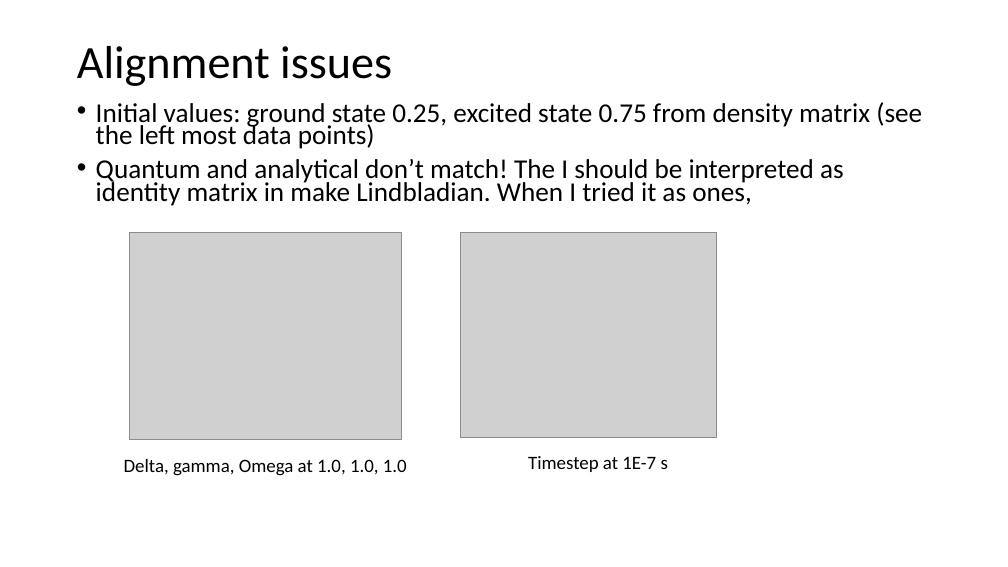
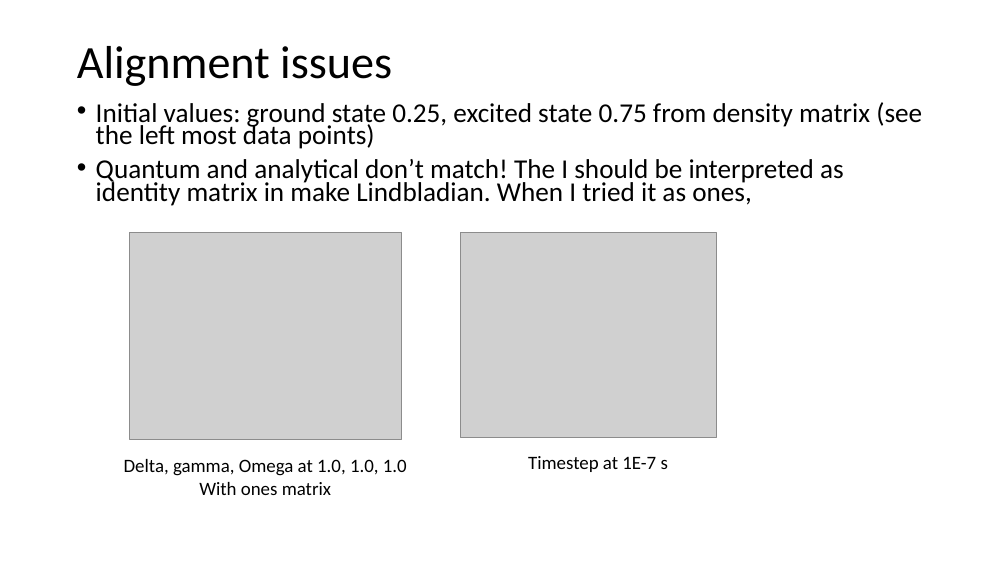
Before and after one commit to GryphonTorch/Quantum, a slide deck: slide 5 of Data/Open_model_experiments.pptx. Drawn at 1008x567 pixels with LibreOffice and Linux fonts; fonts in the diff are those of the drawing; grey boxes stand for pictures. Boxes give left, top, right and bottom in pixels: in the first picture for what was removed or moved away, otherwise in the second. Text is boxed around its words. In the diff, an @@ line names an element or a change of style, - is before the commit and + after.

```diff
--- a/Data/Open_model_experiments.pptx
+++ b/Data/Open_model_experiments.pptx
@@ text at (199,482,331,495): paragraph added @@
+With ones matrix
```
Also in this commit, not shown: 4 other files.
